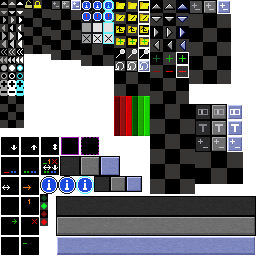
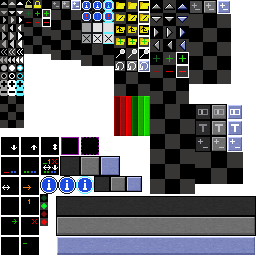
Before/after of a 256 x 256 layered artwork. What changed in the layer stack:
painted on "Icons" over [26,11,49,23]
painted on "Background" over [42,9,51,27]
